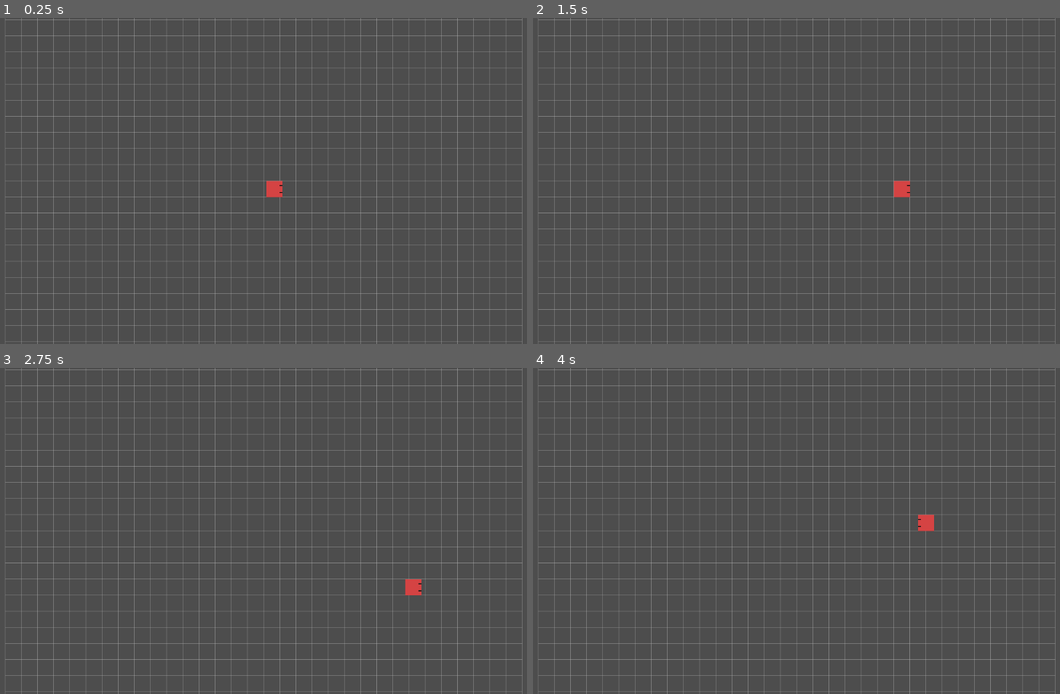
Above: before the commit, frames 1-4 (two rows, left to right).
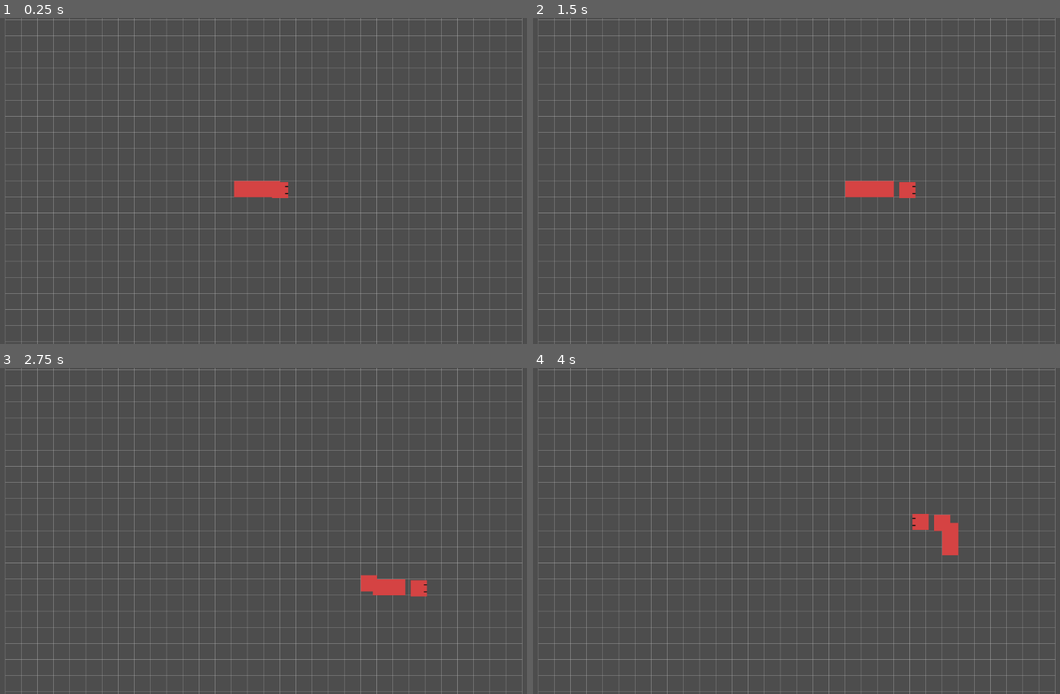
Above: after the commit, the same moments.

Repository: Morogox/Snakes2
Game: Godot game, scene res://Scenes/main.tscn
The game is run twice, just before and just after one commit, with the same random seed, the same clock (stepped at 60 frames per second) and the same inputs.
Inputs:
- Up to frame 1 (0.25 s): no input
- Up to frame 2 (1.5 s): hold D (ui_right) 0.53-1.28 s; hold S (ui_down) from 1.28 s (still down)
- Up to frame 3 (2.75 s): release S (ui_down) at 2.03 s; hold D (ui_right) from 2.03 s (still down)
- Up to frame 4 (4 s): release D (ui_right) at 2.78 s; hold W (ui_up) 2.78-3.53 s; hold A (ui_left) from 3.53 s (still down)

The runs differ from the first frame. In frame 1, 0.4% of the frame differs, in the area x 44-55%, y 49-56%; in frame 2, 0.6%, in the area x 59-73%, y 49-56%; in frame 3, 0.6%; in frame 4, 0.6%.

Commit message:
something

Diff:
--- /dev/null
+++ b/Scenes/Apple.tscn
@@ -0,0 +1,21 @@
+[gd_scene load_steps=4 format=3 uid="uid://jq7bfy01fo34"]
+
+[ext_resource type="Script" uid="uid://cmhtmp4hiygvy" path="res://Scripts/Apple.gd" id="1_u4byd"]
+
+[sub_resource type="CanvasTexture" id="CanvasTexture_ir1en"]
+
+[sub_resource type="RectangleShape2D" id="RectangleShape2D_8gwai"]
+size = Vector2(32, 32)
+
+[node name="Apple" type="Area2D" groups=["Apple"]]
+script = ExtResource("1_u4byd")
+
+[node name="Sprite2D" type="Sprite2D" parent="."]
+modulate = Color(0.376217, 0.602479, 0.332472, 1)
+position = Vector2(-3, 1)
+scale = Vector2(32, 32)
+texture = SubResource("CanvasTexture_ir1en")
+
+[node name="CollisionShape2D" type="CollisionShape2D" parent="."]
+position = Vector2(-3, 1)
+shape = SubResource("RectangleShape2D_8gwai")
--- /dev/null
+++ b/Scenes/SnakeSegment.tscn
@@ -0,0 +1,14 @@
+[gd_scene load_steps=3 format=3 uid="uid://ct3pioheqxk0x"]
+
+[ext_resource type="Texture2D" uid="uid://bscpf346guwwr" path="res://Sprites/snakeSegment.png" id="1_cjwfd"]
+
+[sub_resource type="RectangleShape2D" id="RectangleShape2D_cjwfd"]
+size = Vector2(32, 32)
+
+[node name="SnakeSegment" type="Area2D" groups=["body"]]
+
+[node name="Sprite2D" type="Sprite2D" parent="."]
+texture = ExtResource("1_cjwfd")
+
+[node name="CollisionShape2D" type="CollisionShape2D" parent="."]
+shape = SubResource("RectangleShape2D_cjwfd")
--- a/Scenes/main.tscn
+++ b/Scenes/main.tscn
@@ -1,7 +1,8 @@
-[gd_scene load_steps=7 format=3 uid="uid://bbl3meksyecp3"]
+[gd_scene load_steps=8 format=3 uid="uid://bbl3meksyecp3"]
 
 [ext_resource type="Script" uid="uid://cudp6vefwxmx5" path="res://Scripts/main.gd" id="1_bo1nx"]
 [ext_resource type="PackedScene" uid="uid://cf6rq26mmu03p" path="res://Scenes/snake_head.tscn" id="1_jjgbg"]
+[ext_resource type="PackedScene" uid="uid://ct3pioheqxk0x" path="res://Scenes/SnakeSegment.tscn" id="4_kry3j"]
 
 [sub_resource type="WorldBoundaryShape2D" id="WorldBoundaryShape2D_bo1nx"]
 distance = -512.0
@@ -19,6 +20,7 @@
 script = ExtResource("1_bo1nx")
 
 [node name="SnakeHead" parent="." instance=ExtResource("1_jjgbg")]
+segment_scene = ExtResource("4_kry3j")
 
 [node name="WorldBoundaries" type="StaticBody2D" parent="." groups=["Boundaries"]]
 
--- a/Scenes/snake_head.tscn
+++ b/Scenes/snake_head.tscn
@@ -10,7 +10,9 @@
 script = ExtResource("1_bbogs")
 
 [node name="sSnakeHead" type="Sprite2D" parent="."]
+position = Vector2(11, 2)
 texture = ExtResource("1_0ta55")
 
 [node name="CollisionShape2D" type="CollisionShape2D" parent="."]
+position = Vector2(11, 2)
 shape = SubResource("RectangleShape2D_bbogs")
--- /dev/null
+++ b/Scripts/Apple.gd
@@ -0,0 +1,9 @@
+extends Node2D
+
+@export var grid_size := 32
+@export var world_size := Vector2(1024, 1024) # match WorldBoundaries
+
+func randomize_position():
+	var grid_x = randi_range(0, int(world_size.x / grid_size) - 1)
+	var grid_y = randi_range(0, int(world_size.y / grid_size) - 1)
+	position = Vector2(grid_x, grid_y) * grid_size
--- a/Scripts/main.gd
+++ b/Scripts/main.gd
@@ -40,6 +40,9 @@
 	start_pos = Vector2(left, top)  # inside edge of the walls
 	queue_redraw()
 
+	randomize()  # seed RNG
+	spawn_apple()
+
 func _draw():
 	var start_pos = Vector2(left, top)
 	for x in range(grid_width + 1):
@@ -51,3 +54,10 @@
 		var start = start_pos + Vector2(0, y * GRID_SIZE)
 		var end = start_pos + Vector2(grid_width * GRID_SIZE, y * GRID_SIZE)
 		draw_line(start, end, GRID_COLOR, 1)
+
+@onready var AppleScene = preload("res://Scenes/Apple.tscn")
+
+func spawn_apple():
+	var apple = AppleScene.instantiate()
+	add_child(apple)
+	apple.randomize_position()
--- a/Scripts/snake_head.gd
+++ b/Scripts/snake_head.gd
@@ -15,6 +15,13 @@
 const MAX_QUEUE_SIZE = 2
 var input_queue = []
 
+#Snake segment stuff
+@export var segment_scene: PackedScene
+var segments = []
+var pending_growth = 0
+var move_history = []
+
+
 
 func _init_position():
 	var main_node = get_parent()
@@ -25,6 +32,22 @@
 	target_pixel_pos = start_pos + snake_pos * GRID_SIZE + cell_offset
 	prev_pixel_pos = target_pixel_pos
 	position = target_pixel_pos
+
+	for s in segments:
+		s.queue_free()
+	segments.clear()
+	move_history.clear()
+
+	move_history.push_front(target_pixel_pos)
+
+	for i in range(3):
+		var seg = segment_scene.instantiate()
+		get_parent().add_child(seg)
+		var seg_pos = target_pixel_pos - direction * GRID_SIZE * (i + 1)
+		seg.position = seg_pos
+		segments.append(seg)
+		move_history.append(seg_pos)
+
 
 
 func _ready():
@@ -59,10 +82,18 @@
 			rotation = -PI / 2
 		Vector2.DOWN:
 			rotation = PI / 2
-
-	# Smoothly interpolate position according to how much time (t) has passed since last move
 	var t = move_timer / move_delay
 	position = prev_pixel_pos.lerp(target_pixel_pos, t)
+
+	for i in range(segments.size()):
+		var segment = segments[i]
+		# The segment's previous spot on the trail
+		var p1 = move_history[i+1]
+		# The segment's target spot on the trail
+		var p2 = move_history[i]
+		# Lerp the segment's position between those two points
+		segment.position = p1.lerp(p2, t)
+
 
 func _queue_direction(new_dir):
 	 # Only queue if it doesn’t reverse current direction or last queued
@@ -71,15 +102,43 @@
 	if new_dir != -last_dir and new_dir != last_dir and input_queue.size() < MAX_QUEUE_SIZE:
 		input_queue.append(new_dir)
 
+
+func _add_segment():
+	if segment_scene == null:
+		print("No segment scene assigned!")
+		return
+	var seg = segment_scene.instantiate()
+	get_parent().add_child(seg)
+	seg.position = prev_pixel_pos if segments.empty() else segments[-1].position
+	segments.append(seg)
+	var tail_pos = move_history.back()
+	seg.position = tail_pos
+	move_history.append(tail_pos)
+
+
+func grow(amount=1):
+	pending_growth += amount
+
 func _move_snake():
+	move_history.push_front(target_pixel_pos)
+	move_history.resize(segments.size() + 1)
+
 	prev_pixel_pos = target_pixel_pos
-	# Pop next direction from queue if available
 	if input_queue.size() > 0:
 		direction = input_queue.pop_front()
 	snake_pos += direction
-	target_pixel_pos =  start_pos + snake_pos * GRID_SIZE + cell_offset
+	target_pixel_pos = start_pos + snake_pos * GRID_SIZE + cell_offset
+
+	if pending_growth > 0:
+		_add_segment()
+		pending_growth -= 1
 
 
 func _on_body_entered(body: Node2D) -> void:
 	if body.is_in_group("Boundaries"):
 		print("Boundary Collision detected")
+	elif body.name == "Apple":
+		print("Snake ate apple!")
+		body.queue_free() # remove apple
+		get_parent().spawn_apple() # respawn a new one
+		grow(1) # grow snake by 1
--- /dev/null
+++ b/Scripts/snake_segment.gd
@@ -0,0 +1 @@
+extends Node2D
--- a/project.godot
+++ b/project.godot
@@ -18,6 +18,10 @@
 [display]
 
 window/size/mode=2
+
+[dotnet]
+
+project/assembly_name="Snake2"
 
 [global_group]
 
Not shown, added: Scripts/Apple.gd.uid
Not shown, added: Scripts/snake_segment.gd.uid
Binary file added: Sprites/snakeSegment.png
Not shown, added: Sprites/snakeSegment.png.import
Not shown, added: .DS_Store
